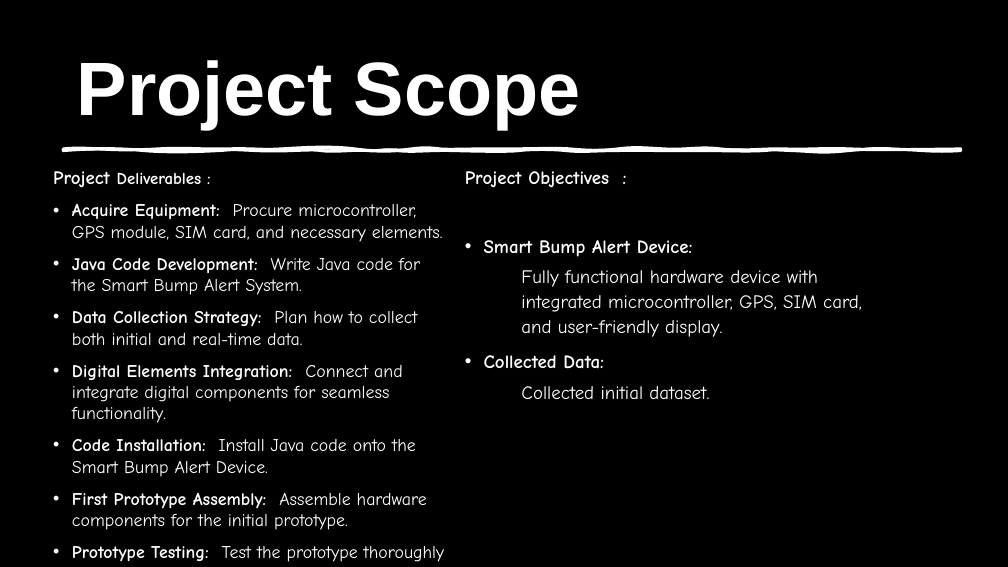
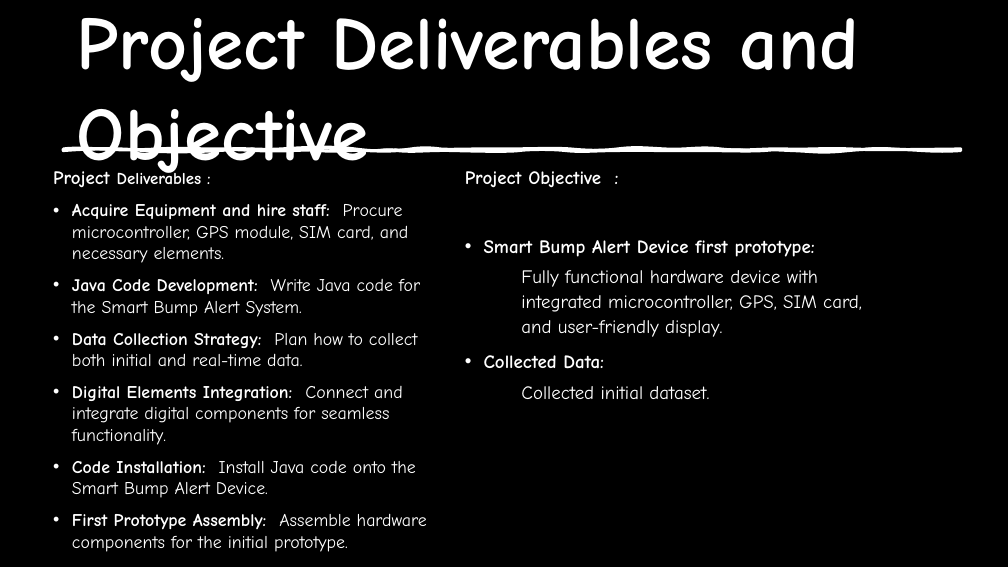
Before and after one commit to MrAbdalrahman/university, a slide deck: slide 3 of project_management/projectManegment.pptx. Drawn at 1008x567 pixels with LibreOffice and Linux fonts; fonts in the diff are those of the drawing; background and template pictures are left out. Boxes give left, top, right and bottom in pixels: in the first picture for what was removed or moved away, otherwise in the second. Text is boxed around its words. In the diff, an @@ line names an element or a change of style, - is before the commit and + after.

```diff
--- a/project_management/projectManegment.pptx
+++ b/project_management/projectManegment.pptx
@@ title at (x1=77, y1=18, x2=859, y2=184): text changed; font Arial to Comic Neue @@
-Project Scope
+Project Deliverables and Objective
@@ text at (x1=465, y1=171, x2=815, y2=257): text changed @@
-Project Objectives :
-• Smart Bump Alert Device:
+Project Objective :
+• Smart Bump Alert Device first prototype:
@@ text at (x1=72, y1=204, x2=409, y2=263): text changed @@
-• Acquire Equipment: Procure microcontroller, GPS module, SIM card, and necessary elements.
+• Acquire Equipment and hire staff: Procure microcontroller, GPS module, SIM card, and necessary elements.
```
Also in this commit, not shown: 1 other slide changed, 26 other files.
